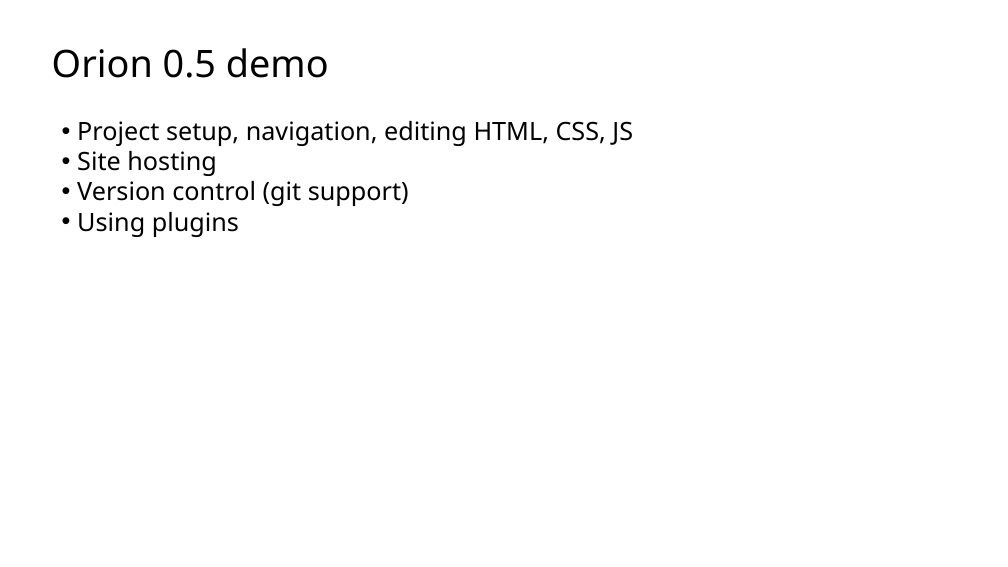
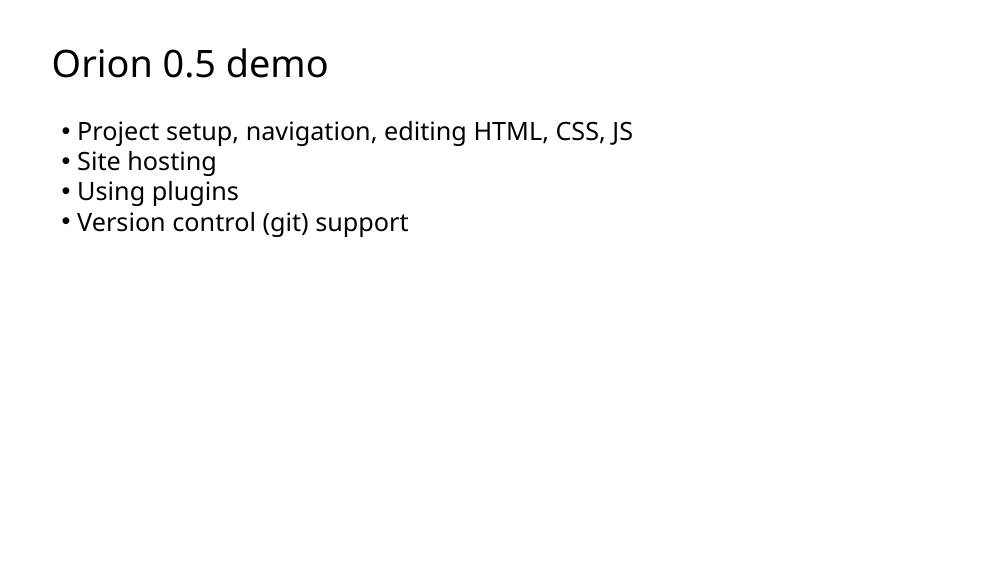
Before and after one commit to sfmccourt/oscon, a slide deck: slide 5 of osconorion.odp (slide 4 before the commit). Drawn at 1008x567 pixels with LibreOffice and Linux fonts; fonts in the diff are those of the drawing; background and template pictures are left out. Boxes give left, top, right and bottom in pixels: in the first picture for what was removed or moved away, otherwise in the second. Text is boxed around its words. In the diff, an @@ line names an element or a change of style, - is before the commit and + after.

```diff
--- a/osconorion.odp
+++ b/osconorion.odp
@@ text at (77, 181, 409, 206): paragraph removed @@
-  • Version control (git support)
@@ text at (77, 212, 408, 237): paragraph added @@
+  • Version control (git) support
```
Also in this commit, not shown: 1 other slide changed, 4 slides added, 2 slides removed, 1 other file.
